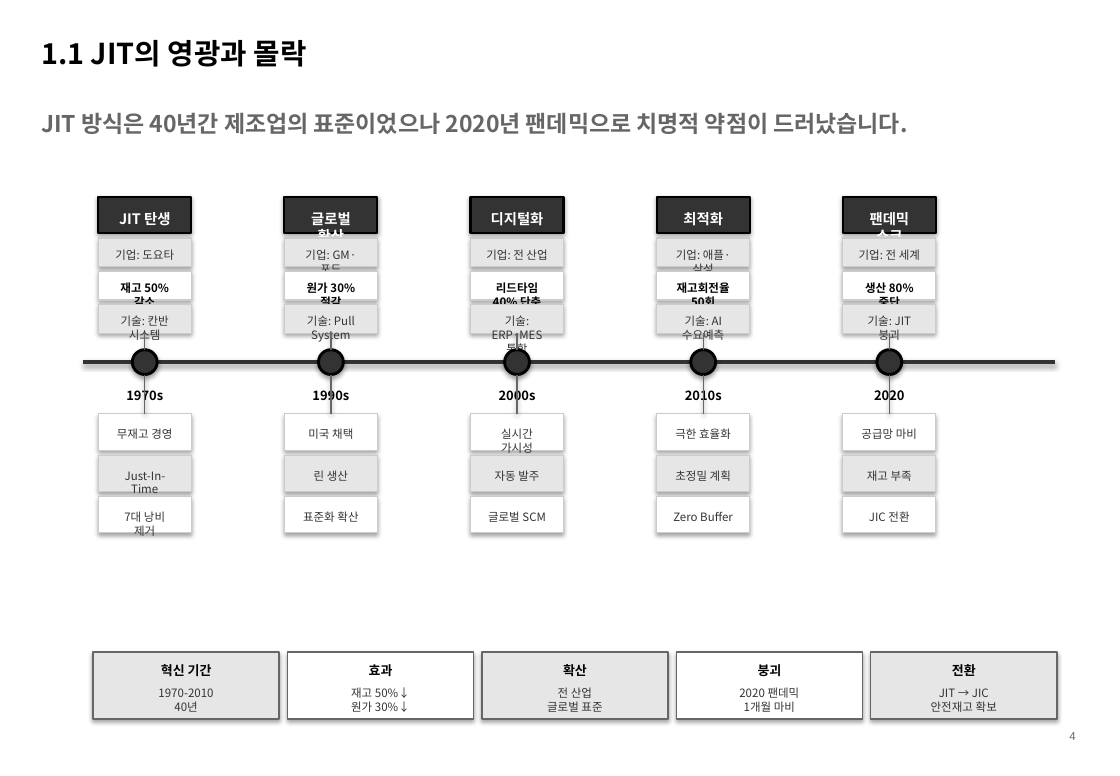
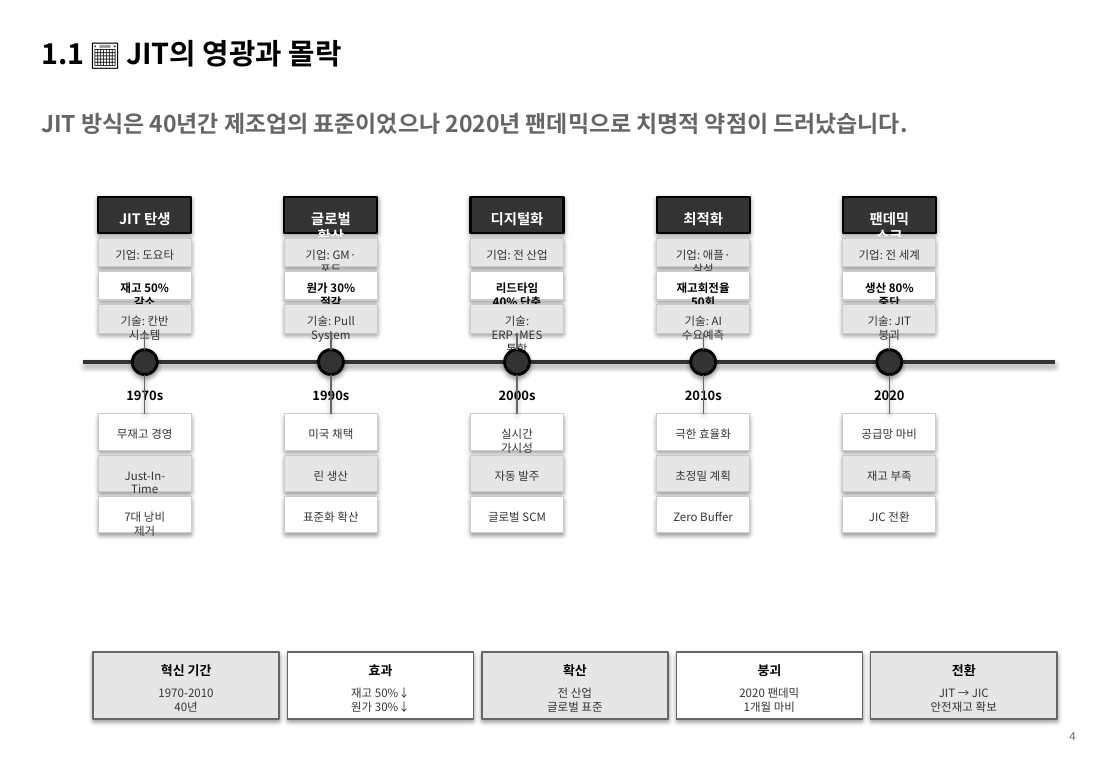
Before and after one commit to TurtleLEE-teacher/Kraljic_Course, a slide deck: slide 4 of PPTX_RESULT/Part1_Session1_StrategicInventory.pptx. Drawn at 1120x776 pixels with LibreOffice and Linux fonts; fonts in the diff are those of the drawing. Boxes give left, top, right and bottom in pixels: in the first picture for what was removed or moved away, otherwise in the second. Text is boxed around its words. In the diff, an @@ line names an element or a change of style, - is before the commit and + after.

```diff
--- a/PPTX_RESULT/Part1_Session1_StrategicInventory.pptx
+++ b/PPTX_RESULT/Part1_Session1_StrategicInventory.pptx
@@ text at <box>41,40,342,67</box>: text changed @@
-1.1 JIT의 영광과 몰락
+1.1 📅 JIT의 영광과 몰락
```
Also in this commit, not shown: 9 other slides changed, 1 other file.
